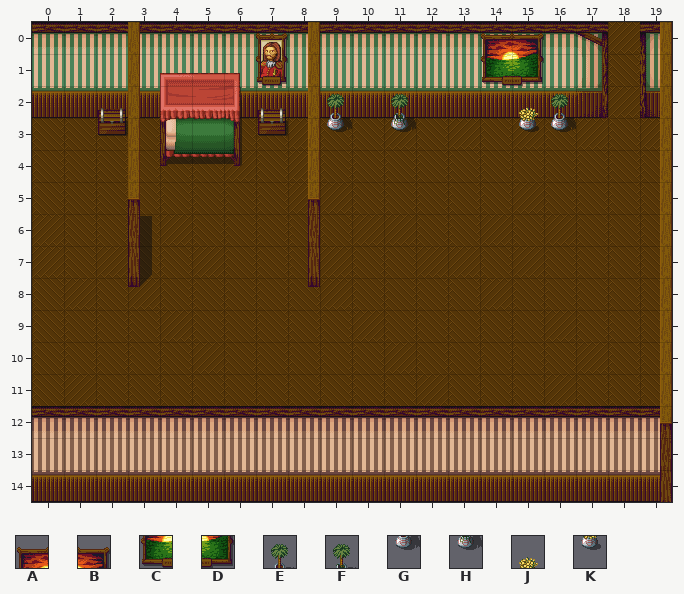
Level history. Tiled map: CastleEscape/Content/maps/bedroom1.tmx. Above is the file before it was changed.
Cells are 32x32 px. Shown: x 0..19, y 0..14.
Key: from "tileset": A 918, B 919, C 990, D 991, E 1124, F 1125, G 1196, H 1197, J 1271, K 1343.
_ is an empty cell.
Layers that did not change in this view are not listed.
Layer "base #3" before, first column x 10:
 0 ____AB__
 1 ____CD__
 2 _F___JE_
 3 _H___KG_
 4 ________
 5 ________
 6 ________
 7 ________
 8 ________
 9 ________
New version:
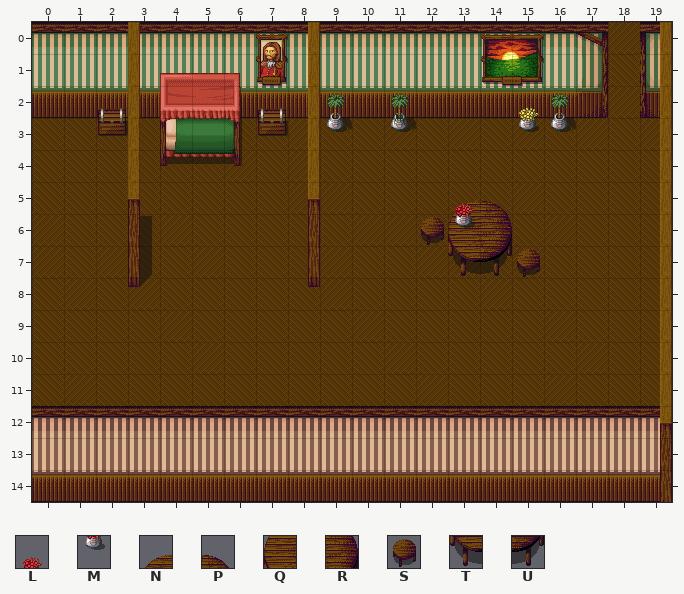
Further tiles: from "tileset": L 1409, M 1481, N 2026, P 2027, Q 2098, R 2099, S 2103, T 2170, U 2171.
Tiles of an added or newly shown layer are drawn over the layers below it.
Log entry: Made the bedroom look a little nicer.
Edits made:
Changed rows in their new state; . is an unchanged cell.
Layer "base #3":
first column x 12:
 6 SQR.
 7 .TUS
Layer "top" (added):
first column x 13:
 5 NP
Layer "top #2" (added):
first column x 13:
 5 L
 6 M
Changed places in both pictures, as pixel boxes (x1, y1, x2, y2):
added: (421, 201, 540, 277)
